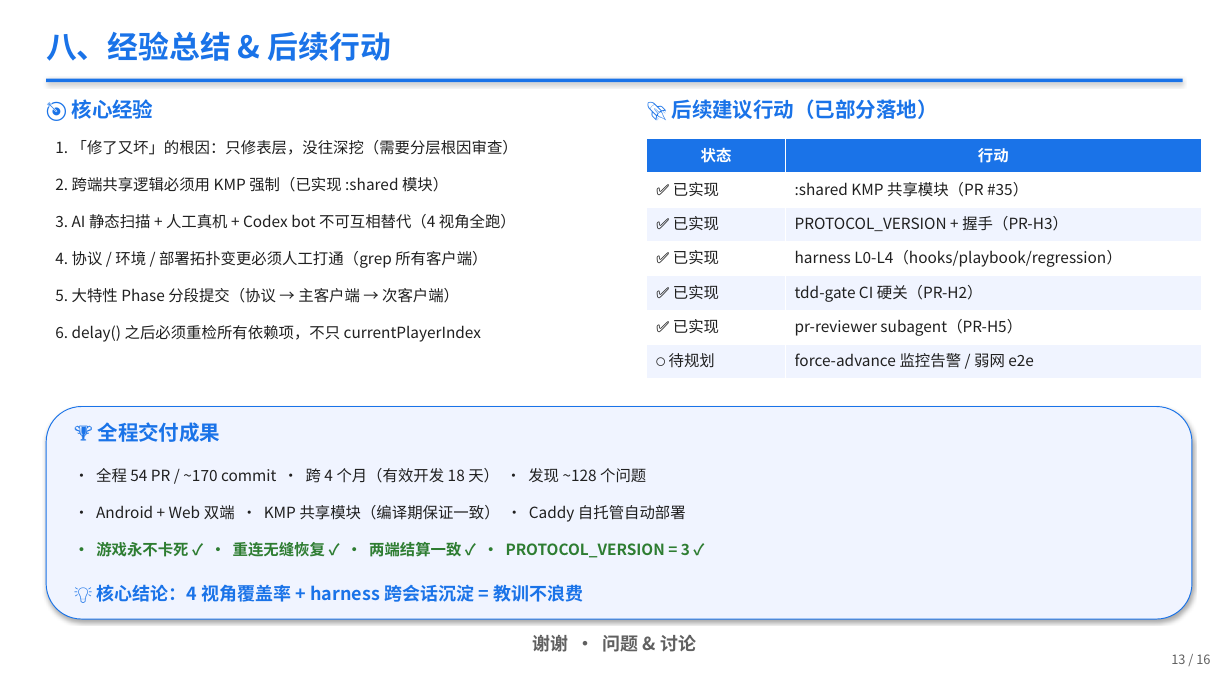
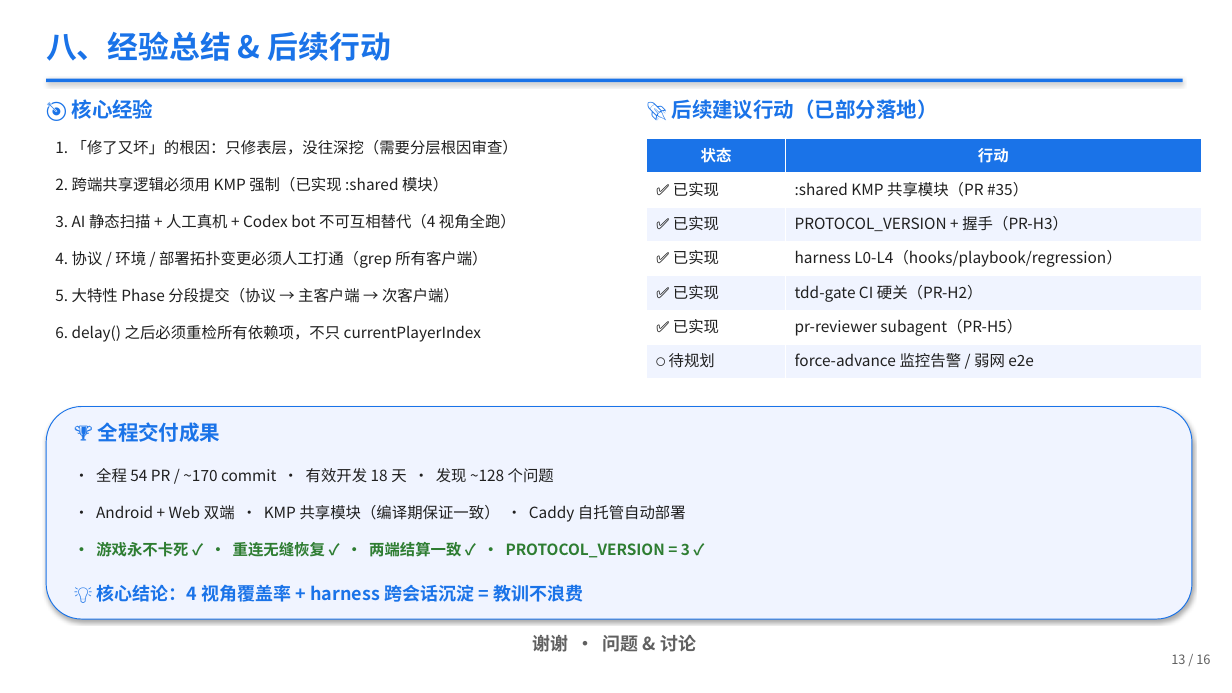
Before and after one commit to berming/AndroidAPP, a slide deck: slide 13 of docs/dev_summary.pptx. Drawn at 1232x693 pixels with LibreOffice and Linux fonts; fonts in the diff are those of the drawing. Boxes give left, top, right and bottom in pixels: in the first picture for what was removed or moved away, otherwise in the second. Text is boxed around its words. In the diff, an @@ line names an element or a change of style, - is before the commit and + after.

```diff
--- a/docs/dev_summary.pptx
+++ b/docs/dev_summary.pptx
@@ text at bbox=[96, 468, 554, 483]: text changed @@
-· 全程 54 PR / ~170 commit · 跨 4 个月（有效开发 18 天） · 发现 ~128 个问题
+· 全程 54 PR / ~170 commit · 有效开发 18 天 · 发现 ~128 个问题
```
Also in this commit, not shown: 2 other slides changed, 3 other files.
